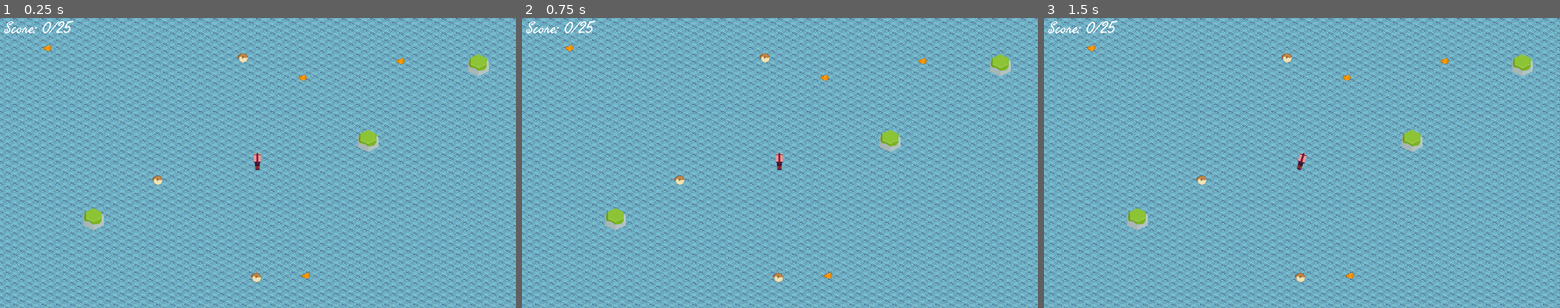
Above: before the commit, frames 1-3 (left to right).
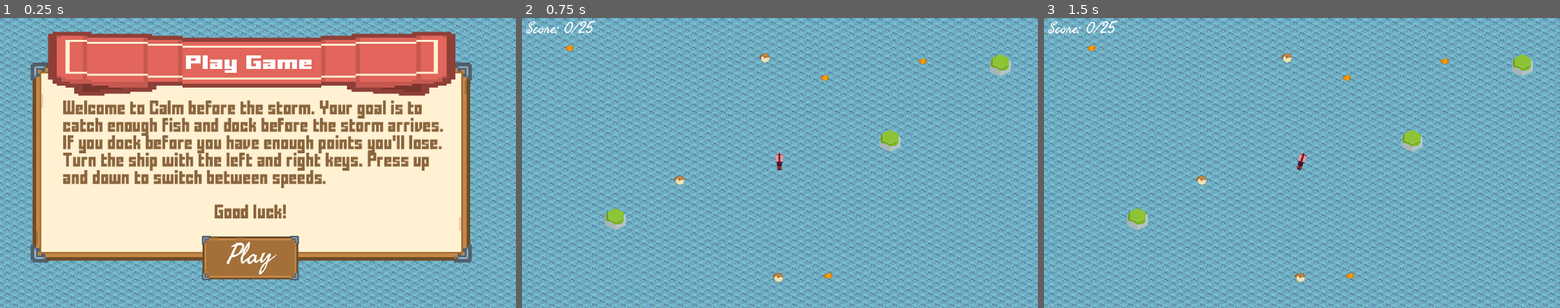
Above: after the commit, the same moments.

Repository: Coffin-Likker/CalmBeforeTheStorm
Game: Godot game, scene res://scenes/main.tscn
Same seed, same stepped clock (60 frames per second), same inputs: the game is played once before the commit and once after it.
Inputs (mouse positions are in pixels of both pictures, inside the frame that each line leads up to):
- Up to frame 1 (0.25 s): no input
- Up to frame 2 (0.75 s): click (774, 258) at 0.5 s, where only the run after the commit has a clickable "Play"
- Up to frame 3 (1.5 s): tap Enter at 1.25 s; hold Right (ui_right) from 1.28 s (still down)

The runs differ from the first frame. In frame 1, 67% of the frame differs, in the area x 0-95%, y 0-92%; in frame 2, nothing differs; in frame 3, nothing differs.

Commit message:
Intro menu built and starting game

Diff:
--- /dev/null
+++ b/scenes/UI Elements/game_over_panel.tscn
@@ -0,0 +1,83 @@
+[gd_scene load_steps=5 format=3 uid="uid://bfyno72o03xrb"]
+
+[ext_resource type="PackedScene" uid="uid://bh3dl5lbwjout" path="res://scenes/UI Elements/ui_panel_background.tscn" id="1_bn2wk"]
+[ext_resource type="PackedScene" uid="uid://bnrmv2w2d20vn" path="res://scenes/UI Elements/red_banner.tscn" id="2_xl5kd"]
+[ext_resource type="PackedScene" uid="uid://dbto8uw5u2fst" path="res://scenes/UI Elements/button.tscn" id="3_vkp82"]
+[ext_resource type="FontFile" uid="uid://dvy2g0nn1nf0p" path="res://assets/fonts/FFFFORWA.TTF" id="4_gwaeg"]
+
+[node name="GameOverPanel" type="Control"]
+layout_mode = 3
+anchor_right = 0.475
+anchor_bottom = 0.38
+offset_right = 0.999939
+offset_bottom = 0.399963
+grow_horizontal = 2
+grow_vertical = 2
+metadata/_edit_vertical_guides_ = [494.0]
+
+[node name="UIPanelBackground" parent="." instance=ExtResource("1_bn2wk")]
+layout_mode = 0
+offset_right = 247.0
+offset_bottom = 112.0
+scale = Vector2(4, 4)
+
+[node name="RedBanner" parent="." instance=ExtResource("2_xl5kd")]
+layout_mode = 0
+offset_left = 39.0
+offset_top = -69.0
+offset_right = 343.0
+offset_bottom = 74.0
+
+[node name="BannerLabel" parent="RedBanner" index="0"]
+anchors_preset = -1
+anchor_left = 0.338
+anchor_top = 0.294
+anchor_right = 0.666
+anchor_bottom = 0.702
+offset_left = -0.0760269
+offset_top = 13.958
+offset_right = 175.868
+offset_bottom = 15.614
+grow_horizontal = 2
+grow_vertical = 2
+scale = Vector2(0.36, 0.6)
+theme_override_font_sizes/font_size = 40
+text = "Game Over"
+
+[node name="Button" parent="." instance=ExtResource("3_vkp82")]
+layout_mode = 0
+offset_left = 383.0
+offset_top = 388.0
+offset_right = 601.0
+offset_bottom = 489.0
+
+[node name="IntroLabel" type="Label" parent="."]
+layout_mode = 1
+anchors_preset = -1
+anchor_right = 1.0
+anchor_bottom = 1.0
+offset_left = 345.0
+offset_top = 91.0
+offset_right = -344.0
+offset_bottom = -249.0
+theme_override_colors/font_color = Color(0.542441, 0.397859, 0.238427, 1)
+theme_override_fonts/font = ExtResource("4_gwaeg")
+theme_override_font_sizes/font_size = 25
+text = "You Lost...
+The storm got
+you."
+horizontal_alignment = 1
+
+[node name="GoodLuckLabel" type="Label" parent="."]
+layout_mode = 0
+offset_left = 343.0
+offset_top = 317.0
+offset_right = 637.0
+offset_bottom = 353.0
+theme_override_colors/font_color = Color(0.541176, 0.396078, 0.239216, 1)
+theme_override_fonts/font = ExtResource("4_gwaeg")
+theme_override_font_sizes/font_size = 25
+text = "Final Score: 30/25"
+
+[editable path="RedBanner"]
+[editable path="Button"]
--- a/scenes/UI Elements/intro_ui_panel.tscn
+++ b/scenes/UI Elements/intro_ui_panel.tscn
@@ -43,7 +43,7 @@
 scale = Vector2(0.36, 0.6)
 theme_override_font_sizes/font_size = 40
 
-[node name="Button" parent="." instance=ExtResource("3_hi78o")]
+[node name="StartButton" parent="." instance=ExtResource("3_hi78o")]
 layout_mode = 0
 offset_left = 383.0
 offset_top = 388.0
@@ -81,4 +81,4 @@
 text = "Good luck!"
 
 [editable path="RedBanner"]
-[editable path="Button"]
+[editable path="StartButton"]
--- /dev/null
+++ b/scenes/UI Elements/menu_manager.tscn
@@ -0,0 +1,39 @@
+[gd_scene load_steps=4 format=3 uid="uid://bocmayd43vlk0"]
+
+[ext_resource type="Script" path="res://scripts/menu_manager.gd" id="1_t2vuo"]
+[ext_resource type="PackedScene" uid="uid://c74p4nldu8k3o" path="res://scenes/UI Elements/intro_ui_panel.tscn" id="2_2jatm"]
+[ext_resource type="PackedScene" uid="uid://bfyno72o03xrb" path="res://scenes/UI Elements/game_over_panel.tscn" id="3_r737k"]
+
+[node name="MenuManager" type="Control"]
+layout_mode = 3
+anchors_preset = 15
+anchor_right = 1.0
+anchor_bottom = 1.0
+grow_horizontal = 2
+grow_vertical = 2
+script = ExtResource("1_t2vuo")
+
+[node name="IntroUIPanel" parent="." instance=ExtResource("2_2jatm")]
+visible = false
+layout_mode = 1
+offset_left = 112.0
+offset_top = 101.0
+offset_right = 113.0
+offset_bottom = 101.4
+
+[node name="GameOverPanel" parent="." instance=ExtResource("3_r737k")]
+visible = false
+layout_mode = 1
+offset_left = 112.0
+offset_top = 109.0
+offset_right = 113.0
+offset_bottom = 109.4
+
+[connection signal="pressed" from="IntroUIPanel/StartButton" to="." method="_on_start_button_pressed"]
+
+[editable path="IntroUIPanel"]
+[editable path="IntroUIPanel/RedBanner"]
+[editable path="IntroUIPanel/StartButton"]
+[editable path="GameOverPanel"]
+[editable path="GameOverPanel/RedBanner"]
+[editable path="GameOverPanel/Button"]
--- a/scenes/main.tscn
+++ b/scenes/main.tscn
@@ -1,5 +1,6 @@
-[gd_scene load_steps=8 format=3 uid="uid://boh062hvvrngq"]
+[gd_scene load_steps=9 format=3 uid="uid://boh062hvvrngq"]
 
+[ext_resource type="PackedScene" uid="uid://bocmayd43vlk0" path="res://scenes/UI Elements/menu_manager.tscn" id="1_3g3t2"]
 [ext_resource type="PackedScene" uid="uid://dprh0a4mvqopg" path="res://scenes/player.tscn" id="1_pr84w"]
 [ext_resource type="PackedScene" uid="uid://clihwhvb2tpm3" path="res://scenes/game_manager.tscn" id="3_v1ng7"]
 [ext_resource type="PackedScene" uid="uid://bks5mx6jnrnrs" path="res://scenes/map_limits.tscn" id="4_6ldun"]
@@ -22,6 +23,7 @@
 position = Vector2(575, 322)
 
 [node name="HUD" parent="." instance=ExtResource("6_lk3ns")]
+visible = false
 
 [node name="ScoreLabel" parent="HUD" index="1"]
 offset_right = 436.0
@@ -54,8 +56,23 @@
 
 [node name="TileMapLayer" parent="LevelGenerator" instance=ExtResource("4_fd3qi")]
 
+[node name="MenuManager" parent="." instance=ExtResource("1_3g3t2")]
+z_index = 15
+
+[node name="IntroUIPanel" parent="MenuManager" index="0"]
+visible = true
+offset_left = 67.0
+offset_right = 68.0
+
 [editable path="GameManager"]
 [editable path="Player"]
 [editable path="HUD"]
 [editable path="DeathCloud"]
 [editable path="LevelGenerator"]
+[editable path="MenuManager"]
+[editable path="MenuManager/IntroUIPanel"]
+[editable path="MenuManager/IntroUIPanel/RedBanner"]
+[editable path="MenuManager/IntroUIPanel/StartButton"]
+[editable path="MenuManager/GameOverPanel"]
+[editable path="MenuManager/GameOverPanel/RedBanner"]
+[editable path="MenuManager/GameOverPanel/Button"]
--- a/scripts/game_manager.gd
+++ b/scripts/game_manager.gd
@@ -3,6 +3,7 @@
 @onready var level_generator = $'../LevelGenerator'
 @onready var death_cloud = $'../DeathCloud'
 @onready var warning_panel = $'../HUD/WarningPanel'
+@onready var HUD = $'../HUD'
 var direction
 
 func _ready():
@@ -11,11 +12,12 @@
 	level_generator.connect("level_generated", Callable(self, "_on_level_generated"))
 	level_generator.connect("fish_spawned", Callable(self, "_on_fish_spawned"))
 	death_cloud.connect("cloud_hit_player", Callable(self, "_on_cloud_hit_player"))
-	start_game()
-	pick_direction()
+
 
 func start_game():
 	level_generator.generate_level()
+	HUD.show()
+	pick_direction()
 
 func _on_level_generated():
 	connect_objects()
--- /dev/null
+++ b/scripts/menu_manager.gd
@@ -0,0 +1,20 @@
+extends Control
+
+@onready var game_manager = $'../GameManager'
+@onready var intro_panel = $'IntroUIPanel'
+
+# Called when the node enters the scene tree for the first time.
+func _ready():
+	intro_panel.show()
+	pass # Replace with function body.
+
+
+# Called every frame. 'delta' is the elapsed time since the previous frame.
+func _process(delta):
+	pass
+
+
+func _on_start_button_pressed():
+	game_manager.start_game()
+	intro_panel.hide()
+	pass # Replace with function body.
